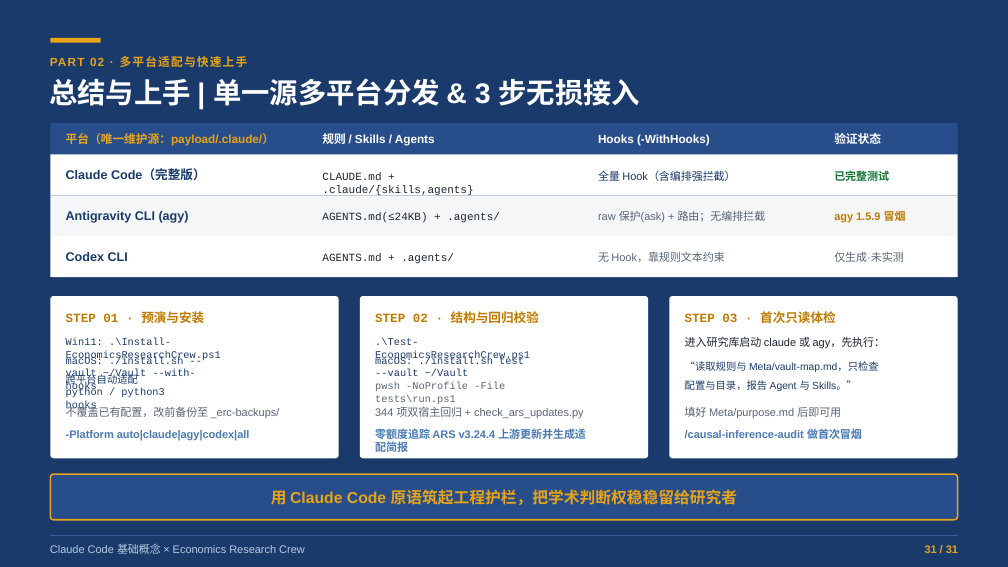
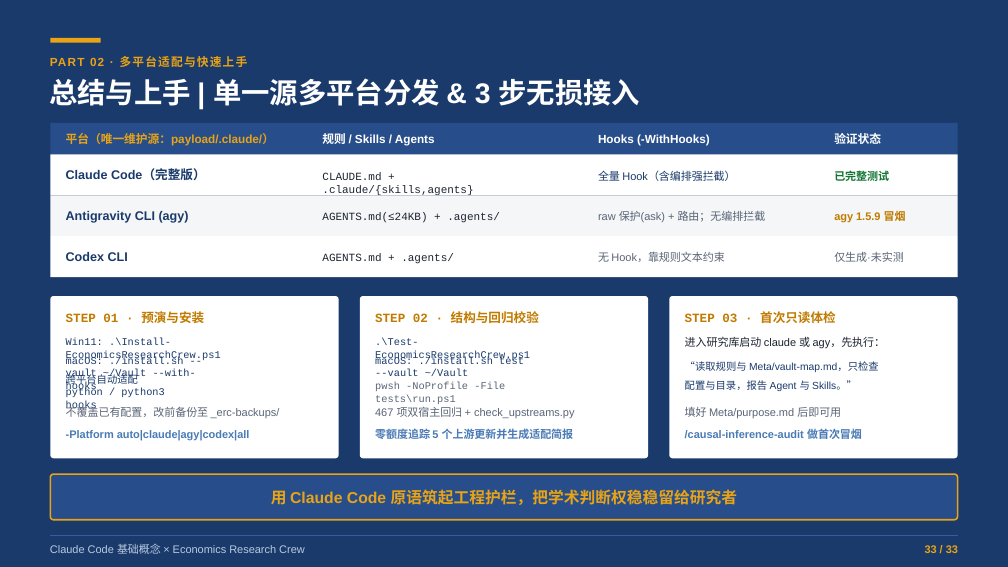
Before and after one commit to shjzzzz/Economics-Research-Crew, a slide deck: slide 33 of Claude_Code_基础与_Economics_Research_Crew_实战.pptx (slide 31 before the commit). Drawn at 1008x567 pixels with LibreOffice and Linux fonts; fonts in the diff are those of the drawing. Boxes give left, top, right and bottom in pixels: in the first picture for what was removed or moved away, otherwise in the second. Text is boxed around its words. In the diff, an @@ line names an element or a change of style, - is before the commit and + after.

```diff
--- a/Claude_Code_基础与_Economics_Research_Crew_实战.pptx
+++ b/Claude_Code_基础与_Economics_Research_Crew_实战.pptx
@@ text at box(375, 407, 574, 418): text changed @@
-344 项双宿主回归 + check_ars_updates.py
+467 项双宿主回归 + check_upstreams.py
@@ text at box(375, 427, 574, 442): text changed @@
-零额度追踪 ARS v3.24.4 上游更新并生成适配简报
+零额度追踪 5 个上游更新并生成适配简报
@@ text at box(925, 545, 958, 553): text changed @@
-31 / 31
+33 / 33
```
Also in this commit, not shown: 30 other slides changed, 2 slides added, 4 other files.
